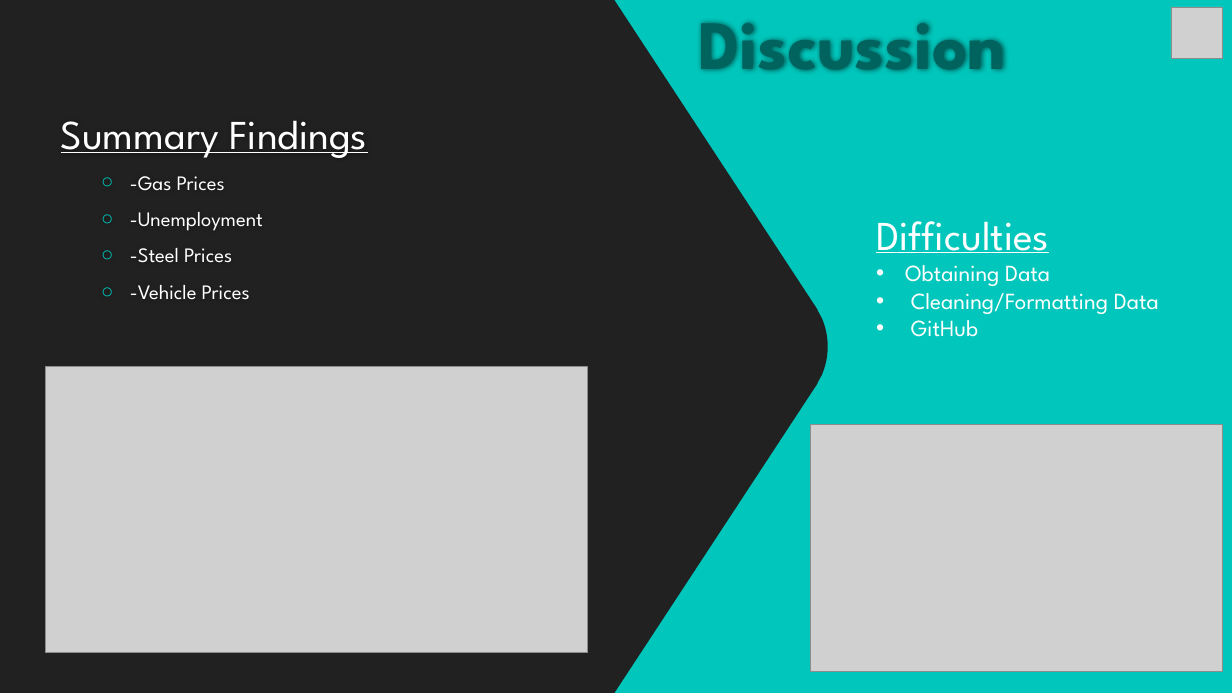
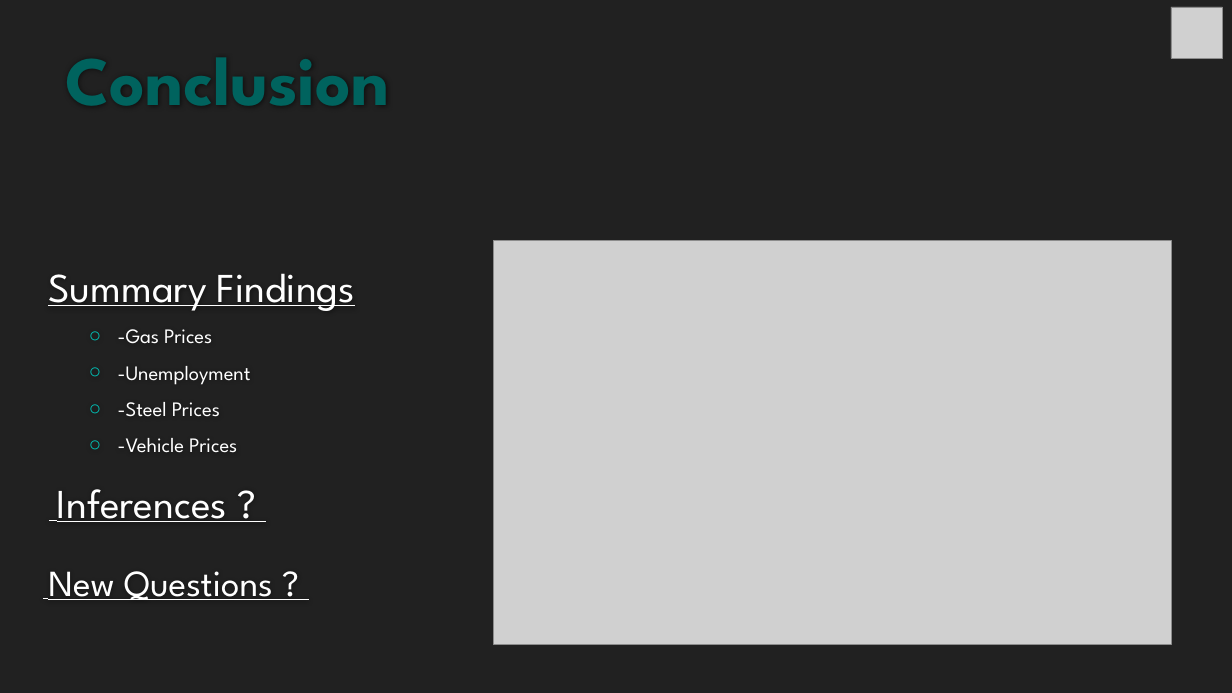
Before and after one commit to michelleherman13/auto-sales, a slide deck: slide 16 of Presentation/Auto_sales_DH.pptx. Drawn at 1232x693 pixels with LibreOffice and Linux fonts; fonts in the diff are those of the drawing; grey boxes stand for pictures; background and template pictures are left out. Boxes give left, top, right and bottom in pixels: in the first picture for what was removed or moved away, otherwise in the second. Text is boxed around its words. In the diff, an @@ line names an element or a change of style, - is before the commit and + after.

```diff
--- a/Presentation/Auto_sales_DH.pptx
+++ b/Presentation/Auto_sales_DH.pptx
@@ rectangle removed at [0,0,1232,693] @@
@@ freeform shape removed at [0,0,828,693] @@
@@ title removed at [698,22,1005,71] @@
-Discussion
@@ title added at [65,57,389,106], 54 pt, text #00635D, bold @@
+Conclusion
@@ text removed at [876,221,1159,337] @@
-  Difficulties
-  • Obtaining Data
-  • Cleaning/Formatting Data
-  • GitHub
@@ text "Summary Findings": place and size @@
-text "Summary Findings" at [61,120,367,300]
+text "Summary Findings" at [48,273,355,453]
@@ picture added at [494,241,1171,645] @@
@@ picture removed at [45,367,588,653] @@
@@ picture removed at [811,425,1223,672] @@
@@ text added at [57,489,227,522], 32 pt, text #FFFFFF, underline @@
+Inferences ?
@@ text added at [48,571,273,600], 28.8 pt, text #FFFFFF, underline @@
+New Questions ?
```
Also in this commit, not shown: 3 other slides changed, 1 slide added, 1 slide removed.
